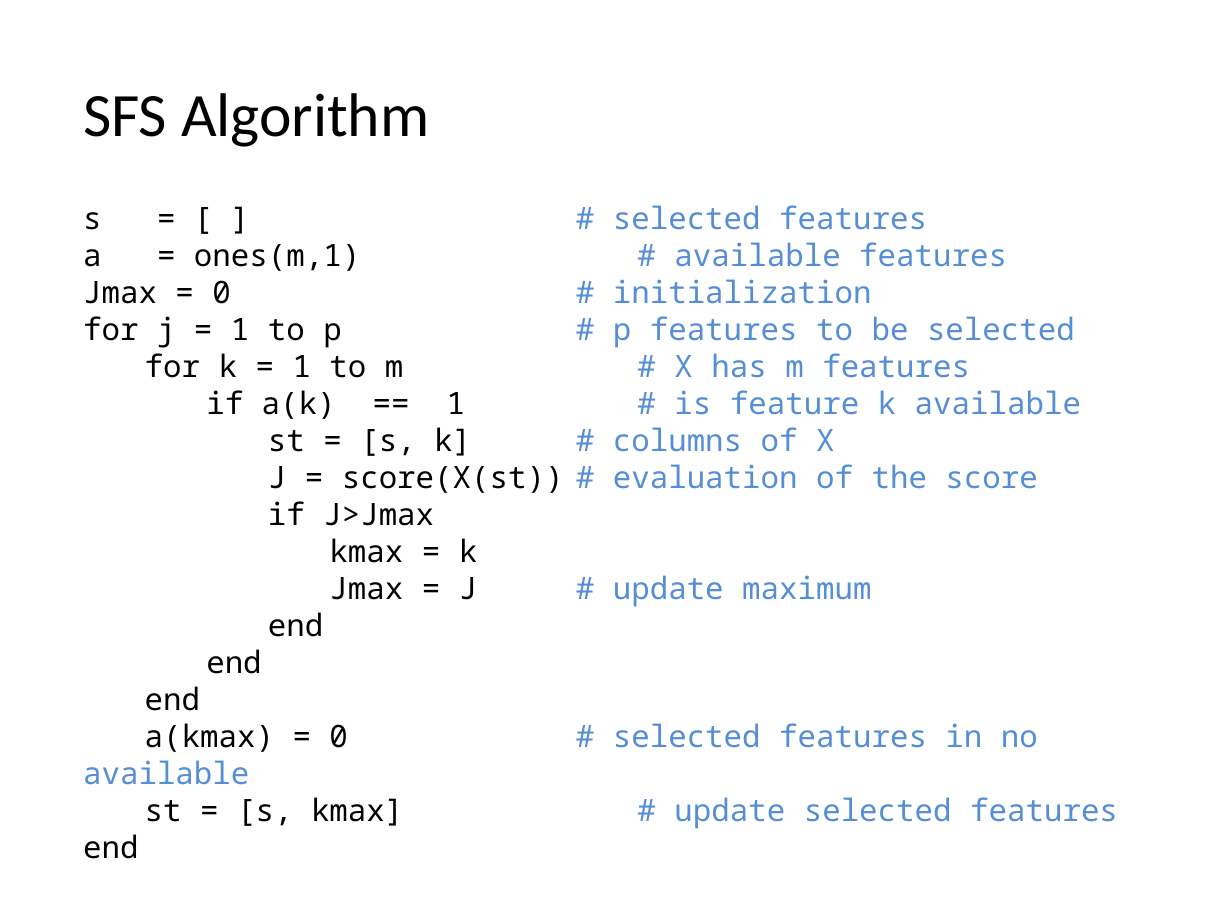
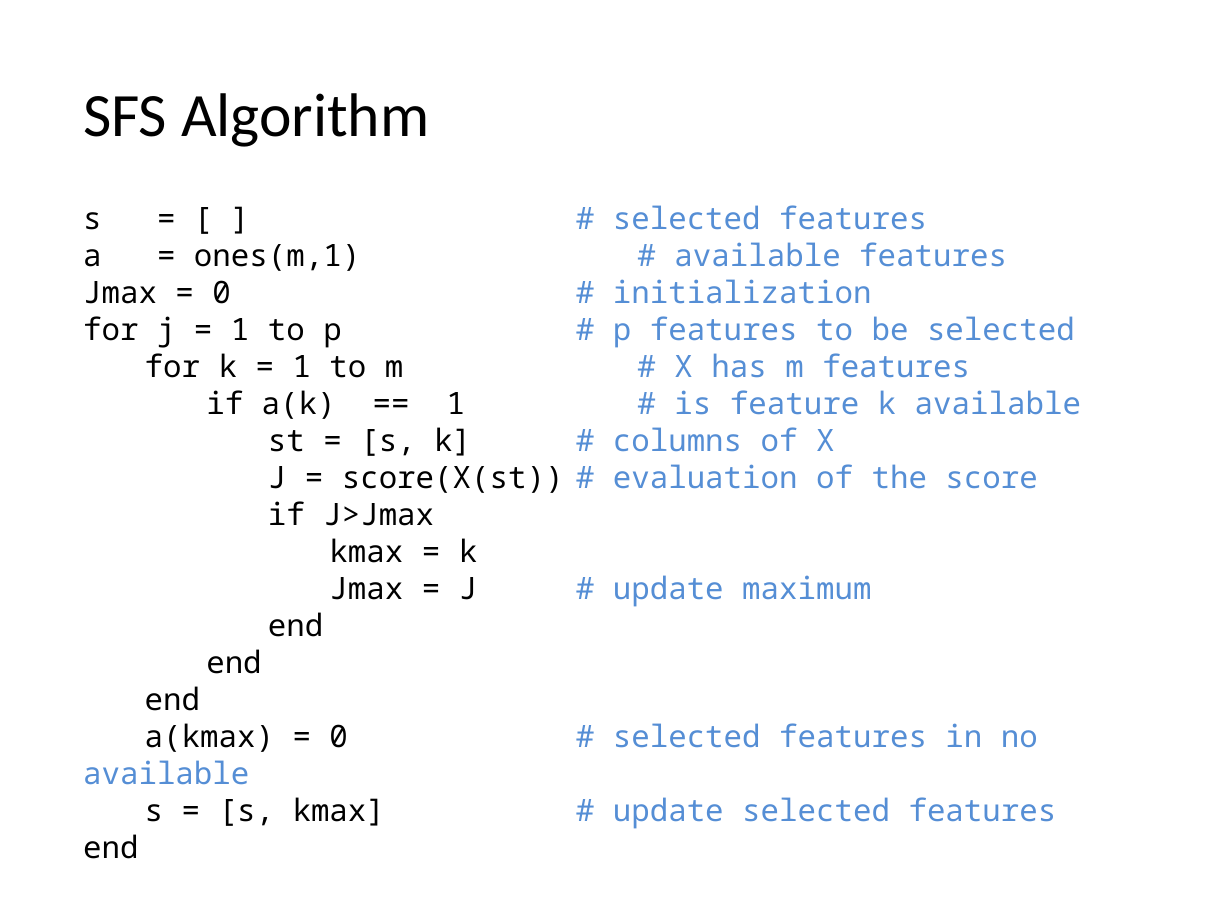
Before and after one commit to domingomery/patrones, a slide deck: slide 32 of clases/Cap03_Seleccion_de_Caracteristicas/presentations/PAT03_SFS.pptx. Drawn at 1232x924 pixels with LibreOffice and Linux fonts; fonts in the diff are those of the drawing. Boxes give left, top, right and bottom in pixels: in the first picture for what was removed or moved away, otherwise in the second. Text is boxed around its words. In the diff, an @@ line names an element or a change of style, - is before the commit and + after.

```diff
--- a/clases/Cap03_Seleccion_de_Caracteristicas/presentations/PAT03_SFS.pptx
+++ b/clases/Cap03_Seleccion_de_Caracteristicas/presentations/PAT03_SFS.pptx
@@ text at (145, 797, 1057, 829): text changed @@
-st = [s, kmax] # update selected features
+s = [s, kmax] # update selected features
```
Also in this commit, not shown: 11 other files.
